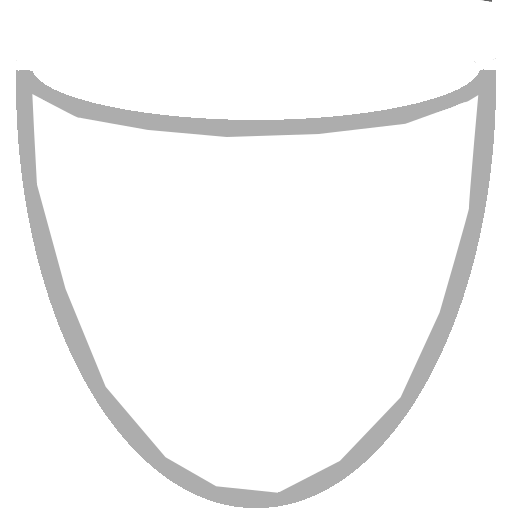
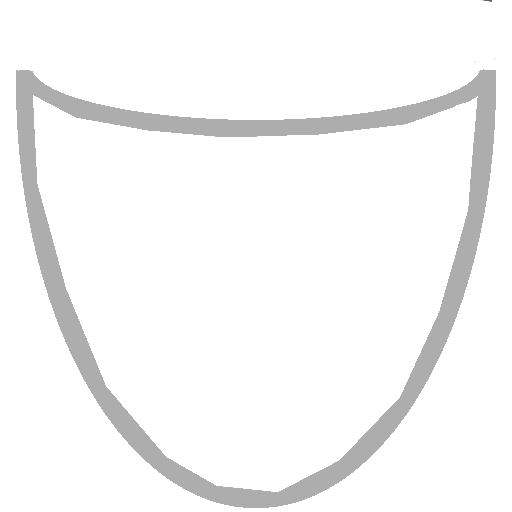
Revision of a layered 512×512 image; what changed, layer by layer:
painted on "Layer #2" over bbox(32, 94, 479, 493)
